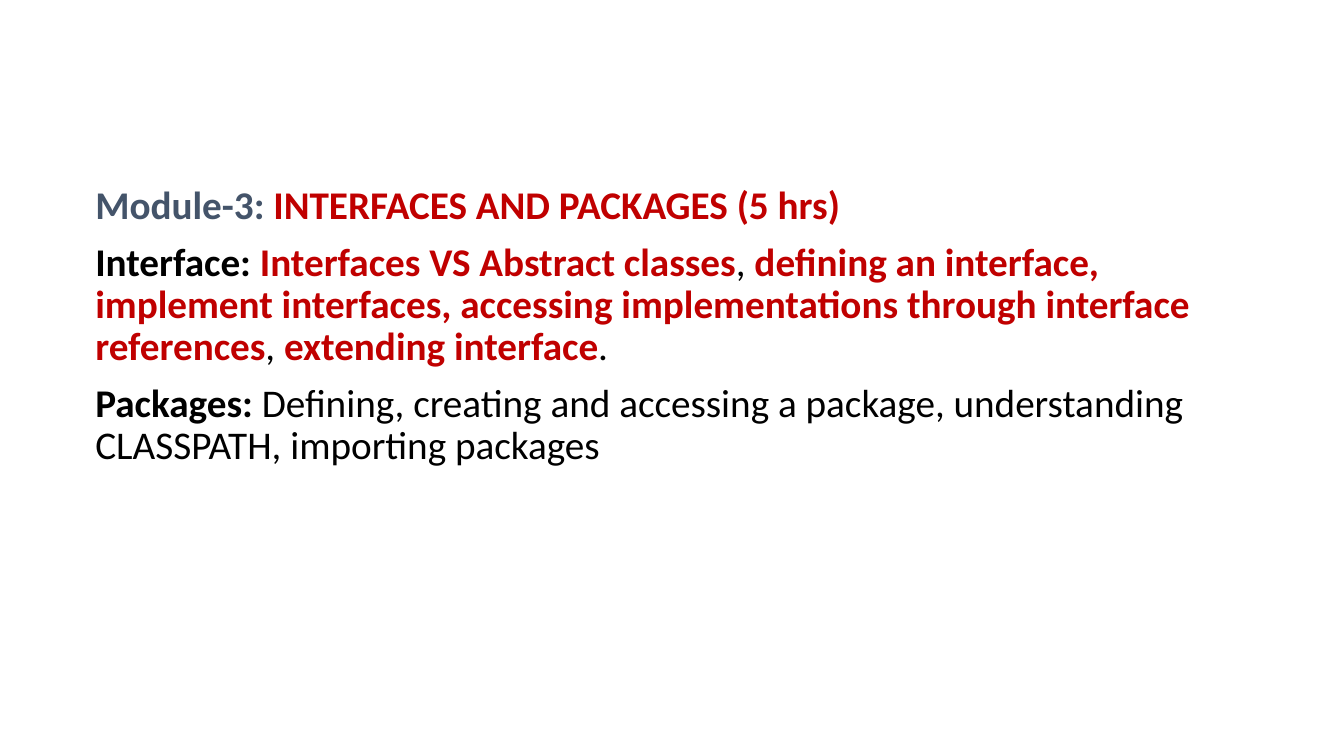
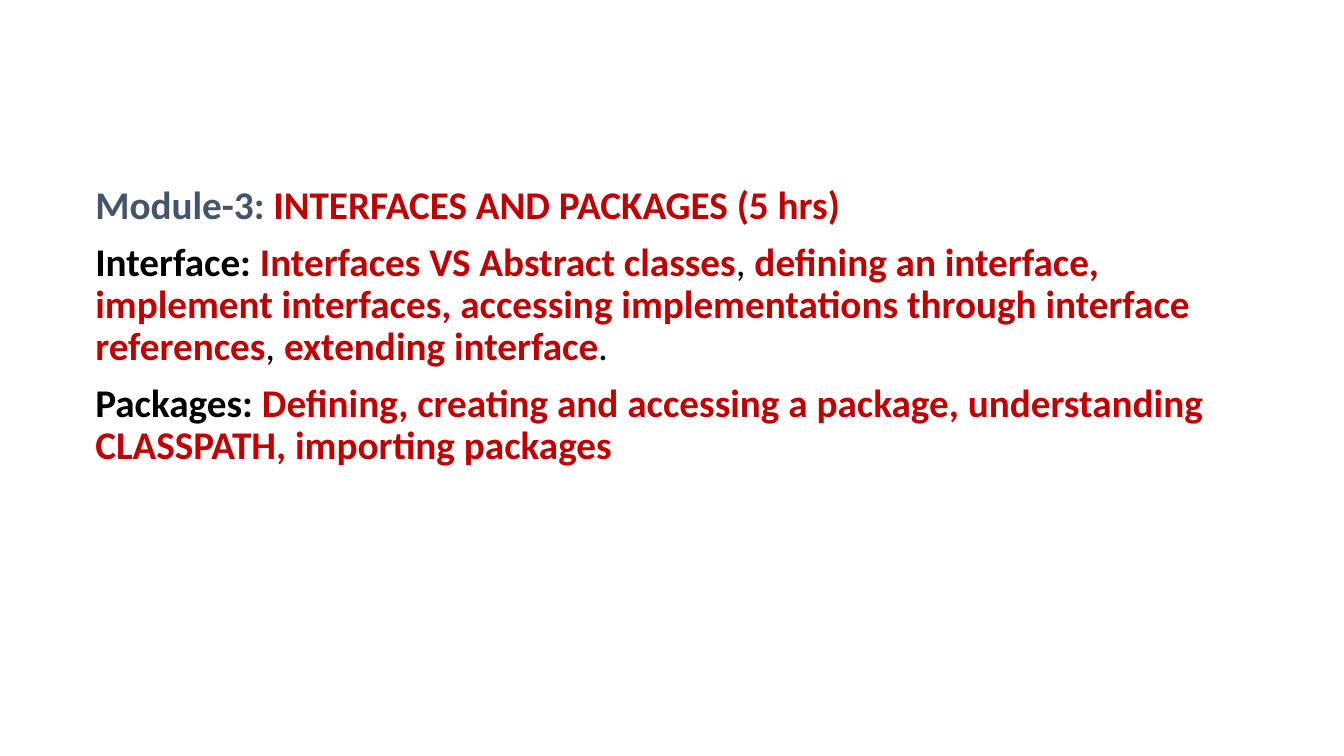
Before and after one commit to PRAMOD-VISHNU-NAIK/MCA-2nd-Sem-Shridevi-College, a slide deck: slide 29 of Theory Class-Notes/Complete Syllabus and Notes/Module-3 Interfaces and Packages.pptx (slide 19 before the commit). Drawn at 1344x756 pixels with LibreOffice and Linux fonts; fonts in the diff are those of the drawing. Boxes give left, top, right and bottom in pixels: in the first picture for what was removed or moved away, otherwise in the second. Text is boxed around its words. In the diff, an @@ line names an element or a change of style, - is before the commit and + after.

```diff
--- a/Theory Class-Notes/Complete Syllabus and Notes/Module-3 Interfaces and Packages.pptx
+++ b/Theory Class-Notes/Complete Syllabus and Notes/Module-3 Interfaces and Packages.pptx
@@ text at [95,389,1203,466]: text colour #000000 to #C00000, bold on in "Defining, creating and accessing a package, understanding ..." @@
```
Also in this commit, not shown: 11 slides added, 3 slides removed, 3 other files.
